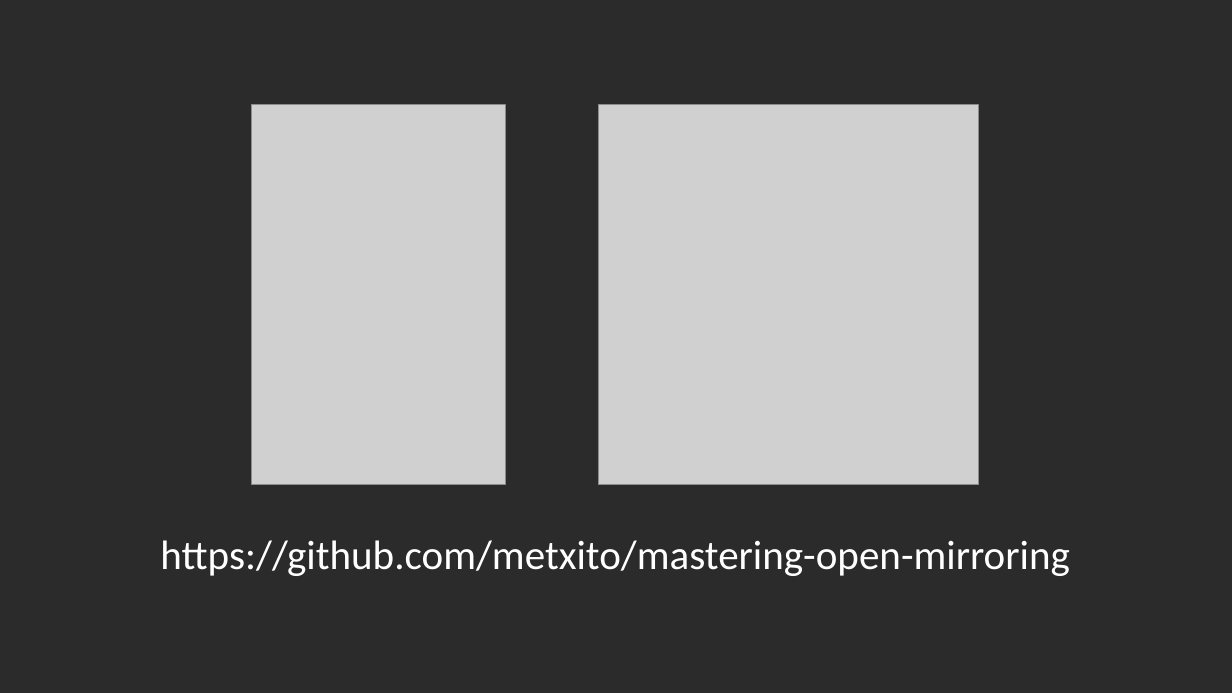
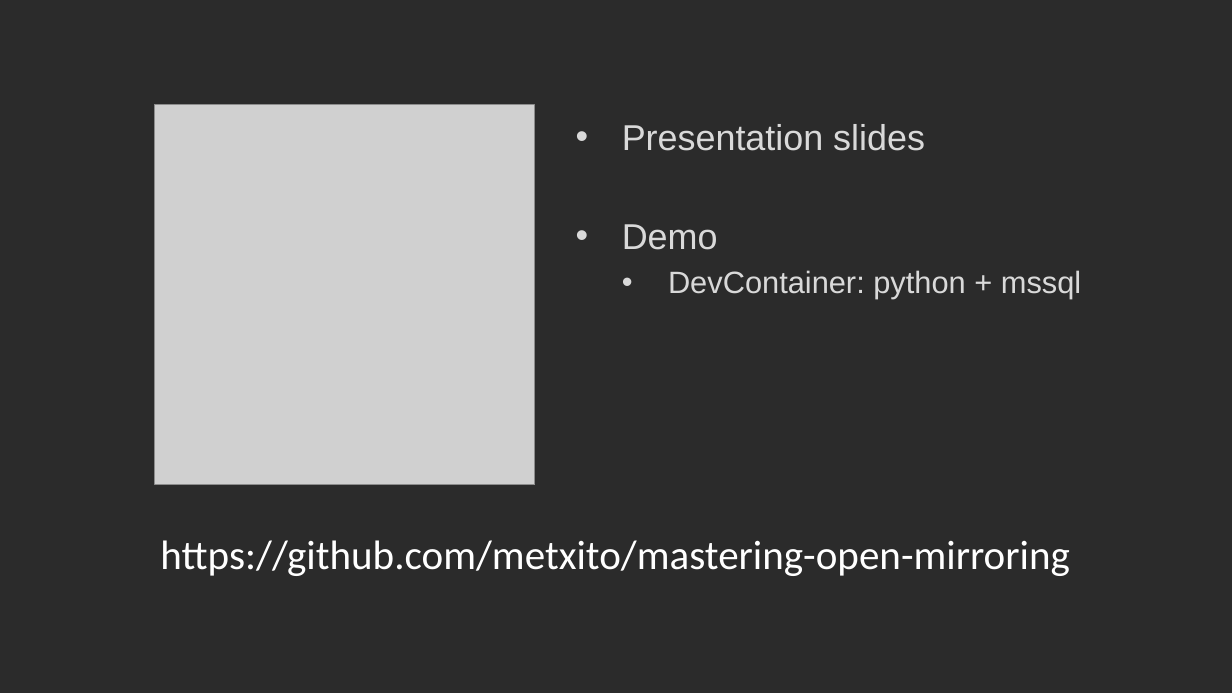
Before and after one commit to metxito/mastering-open-mirroring, a slide deck: slide 4 of documentation/under_edition/EMFCC25_SpeakerPPT_TemplateA_Styled.pptx. Drawn at 1232x693 pixels with LibreOffice and Linux fonts; fonts in the diff are those of the drawing; grey boxes stand for pictures; background and template pictures are left out; a plain dark background stands for a picture behind light text. Boxes give left, top, right and bottom in pixels: in the first picture for what was removed or moved away, otherwise in the second. Text is boxed around its words. In the diff, an @@ line names an element or a change of style, - is before the commit and + after.

```diff
--- a/documentation/under_edition/EMFCC25_SpeakerPPT_TemplateA_Styled.pptx
+++ b/documentation/under_edition/EMFCC25_SpeakerPPT_TemplateA_Styled.pptx
@@ picture: place and size @@
-picture at [599, 105, 979, 485]
+picture at [155, 105, 535, 485]
@@ picture removed at [252, 105, 506, 485] @@
@@ text added at [622, 124, 1081, 299], 24 pt, text #D9D9D9 @@
+• Presentation slides
+• Demo
+  • DevContainer: python + mssql
```
Also in this commit, not shown: 18 other slides changed, 1 slide added, 4 other files.
